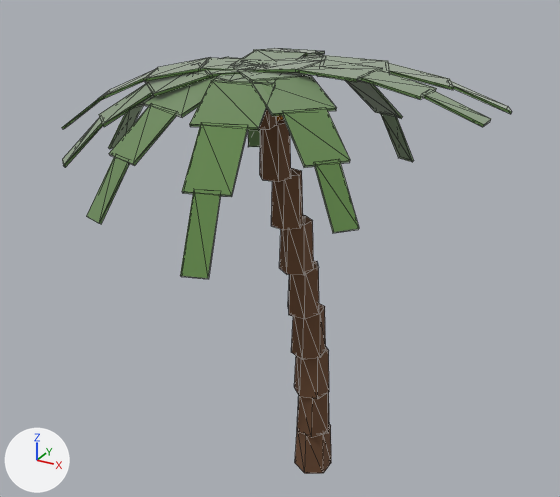
The glTF model assets/nature/palm_a.glb as it was, and as the next commit left it.
The view is the same before and after, from a 50 mm camera at (5.68, -9.92, 9.9) aimed at (0.04, 0.33, 4.77). Every picture has the same lights, and +X, +Y and +Z are marked at lower left. The older version comes first. Mesh edges are drawn as thin lines. Vertices at exactly the same position are counted once.

Names of what the first picture shows: 'Palm'.
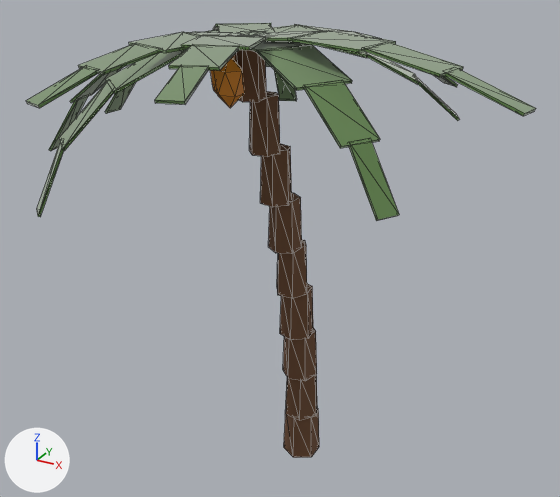
Edits to the bpy script that builds the scene:
```text
Change me_palm:
    remove me_palm.from_pydata(...)  # 496 vertices, 768 faces; spans x -3.32..3.32, y -3.37..3.37, z 0.0..7.9
    add me_palm.from_pydata(...)  # 496 vertices, 768 faces; spans x -3.95..3.95, y -3.39..3.39, z 0.0..8.32
    me_palm part 1: the loose piece of 12 vertices spanning x 0.06..0.68, y 0.72..1.44, z 0.0..0.88 is scaled about its middle by (1, 1, 1.05), then moved by (-0.41, 0.31, 0.02)
    me_palm part 2: the loose piece of 12 vertices spanning x 0.02..0.7, y 0.74..1.38, z 0.86..1.75 is scaled about its middle by (1, 1, 1.05), then moved by (-0.41, 0.31, 0.06)
    me_palm part 3: the loose piece of 12 vertices spanning x 0.02..0.66, y 0.68..1.33, z 1.73..2.61 is scaled about its middle by (1, 1, 1.05), then moved by (-0.41, 0.31, 0.1)
    me_palm part 4: the loose piece of 12 vertices spanning x 0.01..0.6, y 0.6..1.23, z 2.59..3.47 is scaled about its middle by (1, 1, 1.05), then moved by (-0.4, 0.3, 0.14)
    me_palm part 5: the loose piece of 12 vertices spanning x -0.04..0.56, y 0.52..1.06, z 3.46..4.34 is scaled about its middle by (1, 1, 1.05), then moved by (-0.38, 0.29, 0.19)
    me_palm part 6: the loose piece of 12 vertices spanning x -0.07..0.46, y 0.34..0.92, z 4.32..5.2 is scaled about its middle by (1, 1, 1.05), then moved by (-0.37, 0.27, 0.23)
    me_palm part 7: the loose piece of 12 vertices spanning x -0.15..0.39, y 0.17..0.69, z 5.19..6.07 is scaled about its middle by (1, 1, 1.05), then moved by (-0.35, 0.26, 0.27)
    me_palm part 8: the loose piece of 12 vertices spanning x -0.22..0.29, y -0.05..0.44, z 6.05..6.93 is scaled about its middle by (1, 1, 1.05), then moved by (-0.32, 0.24, 0.31)
    me_palm part 9: the loose piece of 12 vertices spanning x -0.29..0.15, y -0.32..0.17, z 6.91..7.8 is scaled about its middle by (1, 1, 1.05), then moved by (-0.29, 0.21, 0.35)
    me_palm part 10: the loose piece of 8 vertices spanning x -0.97..0.3, y -0.31..1.03, z 7.68..7.81 is multiplied about its middle by the matrix ((1.005, -0.075, 0.068), (0.081, 1.002, -0.093), (-0.06, 0.098, 1.003)), then moved by (-0.33, 0.2, 0.43)
    me_palm part 11: the loose piece of 8 vertices spanning x -1.48..-0.21, y 0.53..1.84, z 7.26..7.73 is multiplied about its middle by the matrix ((0.999, -0.065, 0.135), (0.089, 0.989, -0.184), (-0.12, 0.194, 0.984)), then moved by (-0.43, 0.2, 0.6)
    me_palm part 12: the loose piece of 8 vertices spanning x -1.88..-1.32, y 2.1..2.72, z 5.67..6.63 is multiplied about its middle by the matrix ((0.985, -0.027, 0.265), (0.123, 0.945, -0.363), (-0.236, 0.382, 0.916)), then moved by (-0.77, 0.49, 1.13)
    me_palm part 13: the loose piece of 8 vertices spanning x -3.32..-2.65, y 0.12..0.53, z 6.02..6.87 is scaled about its middle by (0.993, 0.995, 0.893), then moved by (-0.14, 0.15, 0.54)
    me_palm part 14: the loose piece of 8 vertices spanning x -0.76..0.33, y -1.05..0.09, z 7.72..7.81 is multiplied about its middle by the matrix ((1.009, -0.017, 0.05), (0.01, 0.999, 0.148), (-0.052, -0.147, 0.998)), then moved by (-0.29, 0.21, 0.44)
    me_palm part 15: the loose piece of 8 vertices spanning x -1.06..0.06, y -1.84..-0.72, z 7.4..7.77 is multiplied about its middle by the matrix ((1.005, -0.028, 0.098), (-0.002, 0.967, 0.292), (-0.102, -0.29, 0.962)), then moved by (-0.29, 0.17, 0.64)
    me_palm part 16: the loose piece of 8 vertices spanning x -1.15..-0.34, y -2.44..-1.54, z 6.86..7.46 is multiplied about its middle by the matrix ((0.999, -0.046, 0.145), (-0.02, 0.914, 0.429), (-0.15, -0.427, 0.903)), then moved by (-0.32, 0.05, 0.95)
    me_palm part 17: the loose piece of 8 vertices spanning x -1.19..-0.69, y -2.85..-2.23, z 6.13..6.92 is multiplied about its middle by the matrix ((0.99, -0.07, 0.188), (-0.046, 0.842, 0.555), (-0.195, -0.553, 0.823)), then moved by (-0.39, -0.2, 1.34)
    me_palm part 18: the loose piece of 12 vertices spanning x -0.69..-0.25, y -0.26..0.16, z 6.79..7.59 is moved by (-0.02, -0.19, 0.37)
    me_palm part 19: the loose piece of 12 vertices spanning x -0.5..-0.06, y -0.62..-0.2, z 6.79..7.59 is moved by (-0.47, 0.45, 0.37)
    me_palm part 20: 280 of 496 vertices moved; they spanned x -2.87..3.32, y -3.37..3.37, z 5.66..7.9 and now span x -3.95..3.95, y -3.39..3.39, z 5.79..8.32; mean shift (-0.28, 0.16, 0.32); largest move (1.08, -3.27, 6.0) -> (0.89, -3.29, 8.04)
    other edits to the shape of me_palm do not show in these pictures
```

Location of each change, [x1, y1, x2, y2] in pixels of the pictures (560 x 497 px; the box of a moved part takes in the faces that stretch with it):
'Palm', reshaped (13% wider): before [62, 48, 512, 474]; after [26, 23, 536, 458]
part 1 of me_palm, moved or reshaped: before [295, 424, 331, 474]; after [284, 408, 319, 458]
part 2 of me_palm, moved or reshaped: before [297, 392, 329, 438]; after [285, 374, 317, 421]
part 3 of me_palm, moved or reshaped: before [294, 347, 329, 399]; after [283, 328, 317, 381]
part 4 of me_palm, moved or reshaped: before [291, 303, 326, 360]; after [280, 284, 313, 340]
part 5 of me_palm, moved or reshaped: before [288, 261, 319, 319]; after [277, 240, 307, 299]
part 6 of me_palm, moved or reshaped: before [279, 215, 314, 275]; after [268, 193, 302, 254]
part 7 of me_palm, moved or reshaped: before [271, 168, 303, 230]; after [260, 144, 292, 207]
part 8 of me_palm, moved or reshaped: before [260, 119, 291, 182]; after [249, 91, 280, 157]
part 9 of me_palm, moved or reshaped: before [259, 109, 277, 129]; after [234, 50, 267, 102]
part 10 of me_palm, moved or reshaped (not visible before): after [218, 23, 272, 35]
part 11 of me_palm, moved or reshaped (not visible before): after [213, 23, 271, 30]
part 12 of me_palm, moved or reshaped (not visible afterwards): before [248, 129, 260, 147]
part 13 of me_palm, moved or reshaped: before [108, 105, 143, 149]; after [105, 83, 135, 113]
part 14 of me_palm, moved or reshaped (not visible before): after [183, 32, 243, 36]
part 15 of me_palm, moved or reshaped: before [144, 77, 217, 117]; after [129, 32, 200, 53]
part 16 of me_palm, moved or reshaped: before [109, 103, 177, 166]; after [78, 43, 162, 75]
part 17 of me_palm, moved or reshaped: before [86, 154, 129, 224]; after [26, 65, 99, 108]
part 18 of me_palm, moved or reshaped (not visible before): after [214, 58, 245, 108]
part 19 of me_palm, moved or reshaped (not visible before): after [210, 70, 218, 95]
part 20 of me_palm, moved or reshaped: before [62, 48, 512, 279]; after [36, 24, 536, 221]
